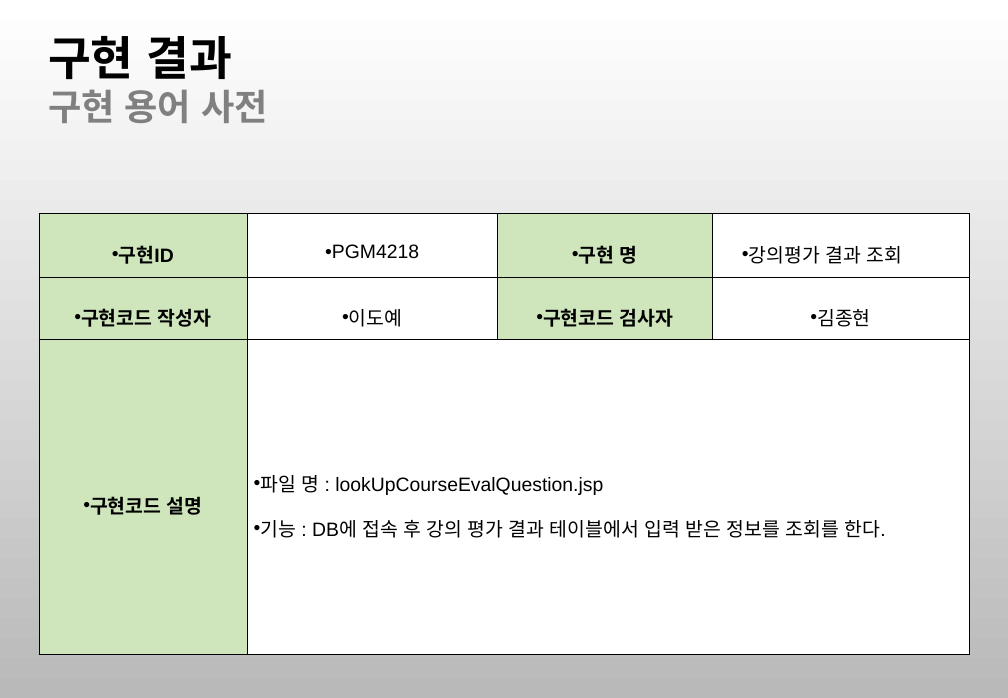
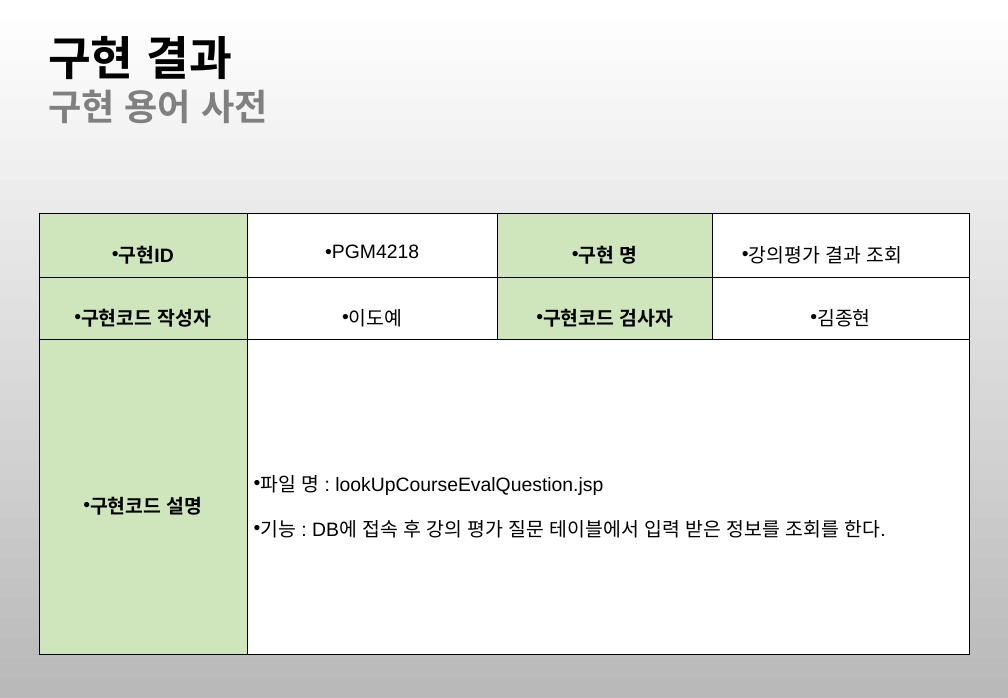
Before and after one commit to se04/se04, a slide deck: slide 15 of 최종 결과물/PPT/구현_방지훈.pptx. Drawn at 1008x698 pixels with LibreOffice and Linux fonts; fonts in the diff are those of the drawing; background and template pictures are left out. Boxes give left, top, right and bottom in pixels: in the first picture for what was removed or moved away, otherwise in the second. Text is boxed around its words. In the diff, an @@ line names an element or a change of style, - is before the commit and + after.

```diff
--- a/최종 결과물/PPT/구현_방지훈.pptx
+++ b/최종 결과물/PPT/구현_방지훈.pptx
@@ table at (39, 213, 970, 654) @@
-row 3, column 2: 파일 명 : lookUpCourseEvalQuestion.jsp / 기능 : DB에 접속 후 강의 평가 결과 테이블에서 입력 받은 정보를 조회를 한다.
+row 3, column 2: 파일 명 : lookUpCourseEvalQuestion.jsp / 기능 : DB에 접속 후 강의 평가 질문 테이블에서 입력 받은 정보를 조회를 한다.
```
Also in this commit, not shown: 2 other slides changed, 1 other file.
